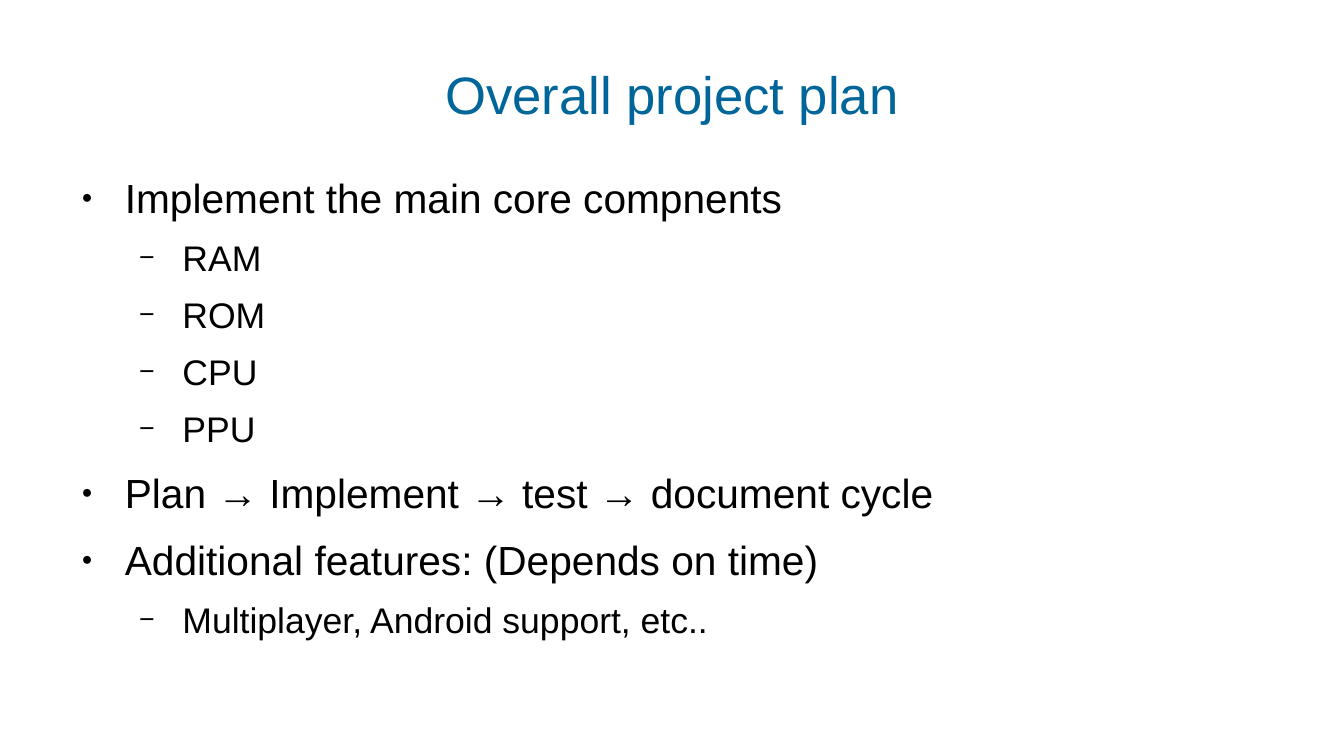
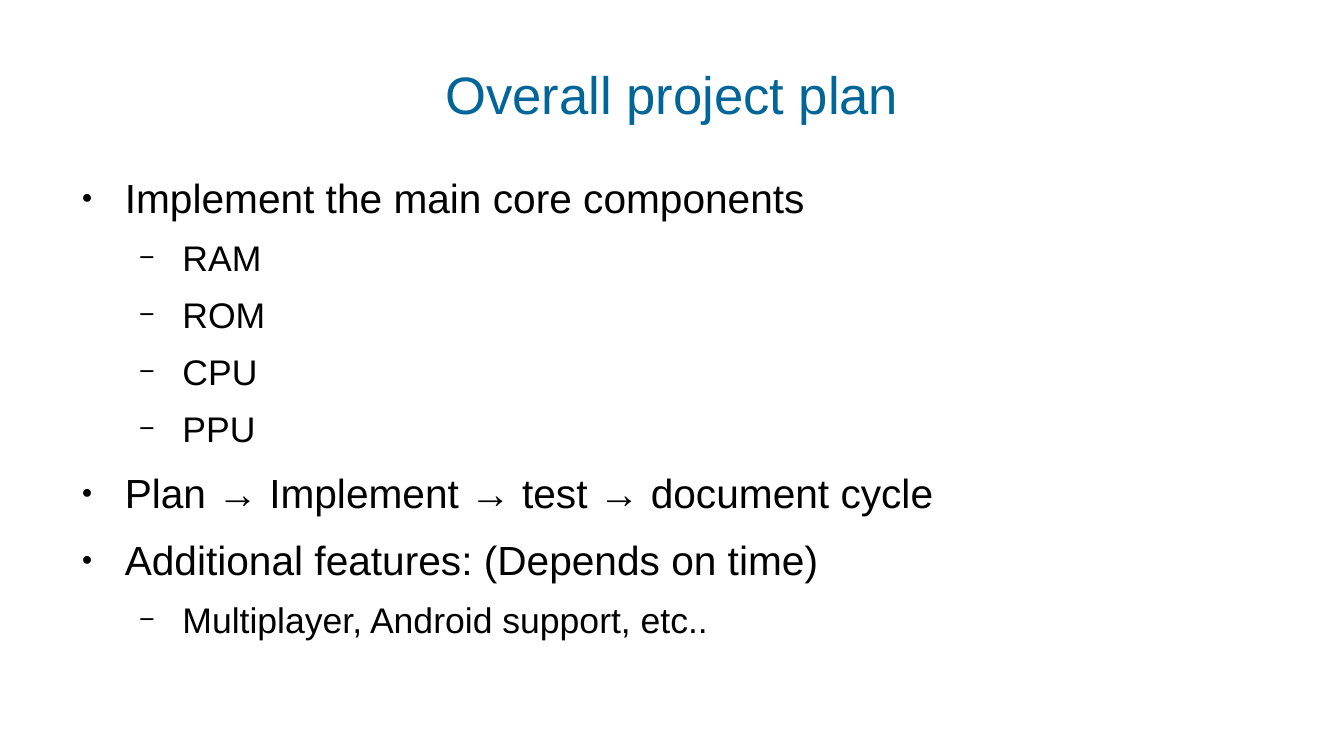
Before and after one commit to Tekercs/nes_emulator, a slide deck: slide 3 of doc/CS408-progress-presentation.pptx. Drawn at 1344x756 pixels with LibreOffice and Linux fonts; fonts in the diff are those of the drawing; background and template pictures are left out. Boxes give left, top, right and bottom in pixels: in the first picture for what was removed or moved away, otherwise in the second. Text is boxed around its words. In the diff, an @@ line names an element or a change of style, - is before the commit and + after.

Commit message:
typos fixde

```diff
--- a/doc/CS408-progress-presentation.pptx
+++ b/doc/CS408-progress-presentation.pptx
@@ text at [125, 183, 804, 221]: text changed @@
-● Implement the main core compnents
+● Implement the main core components
```
Also in this commit, not shown: 5 other slides changed.
